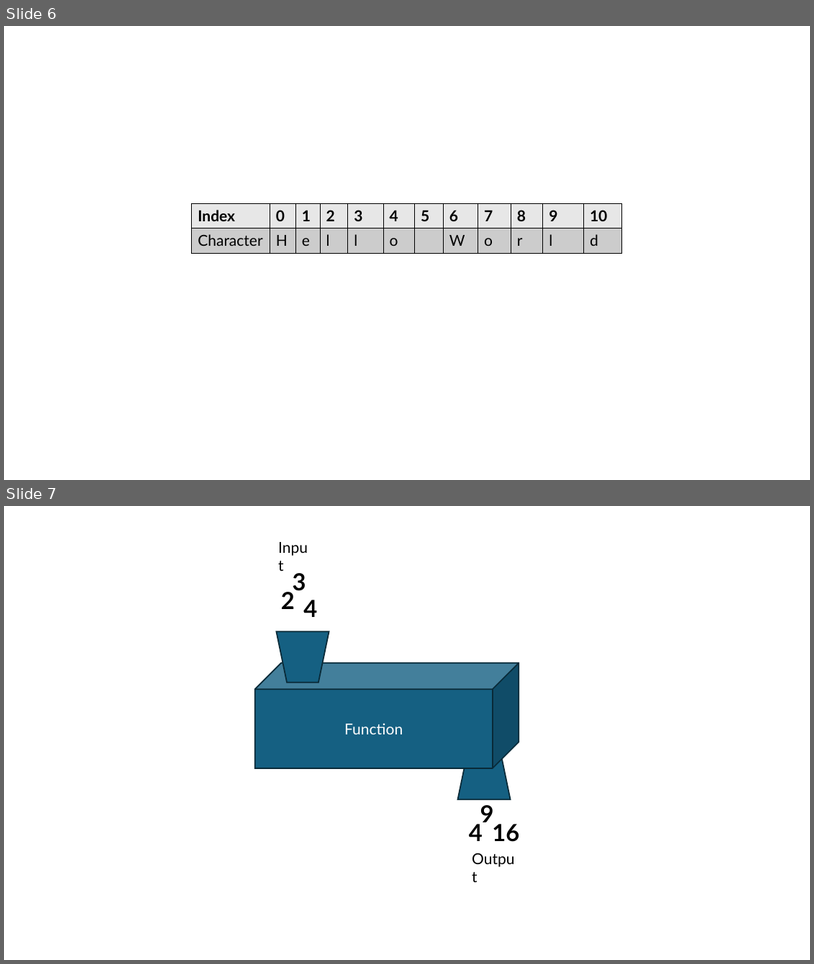
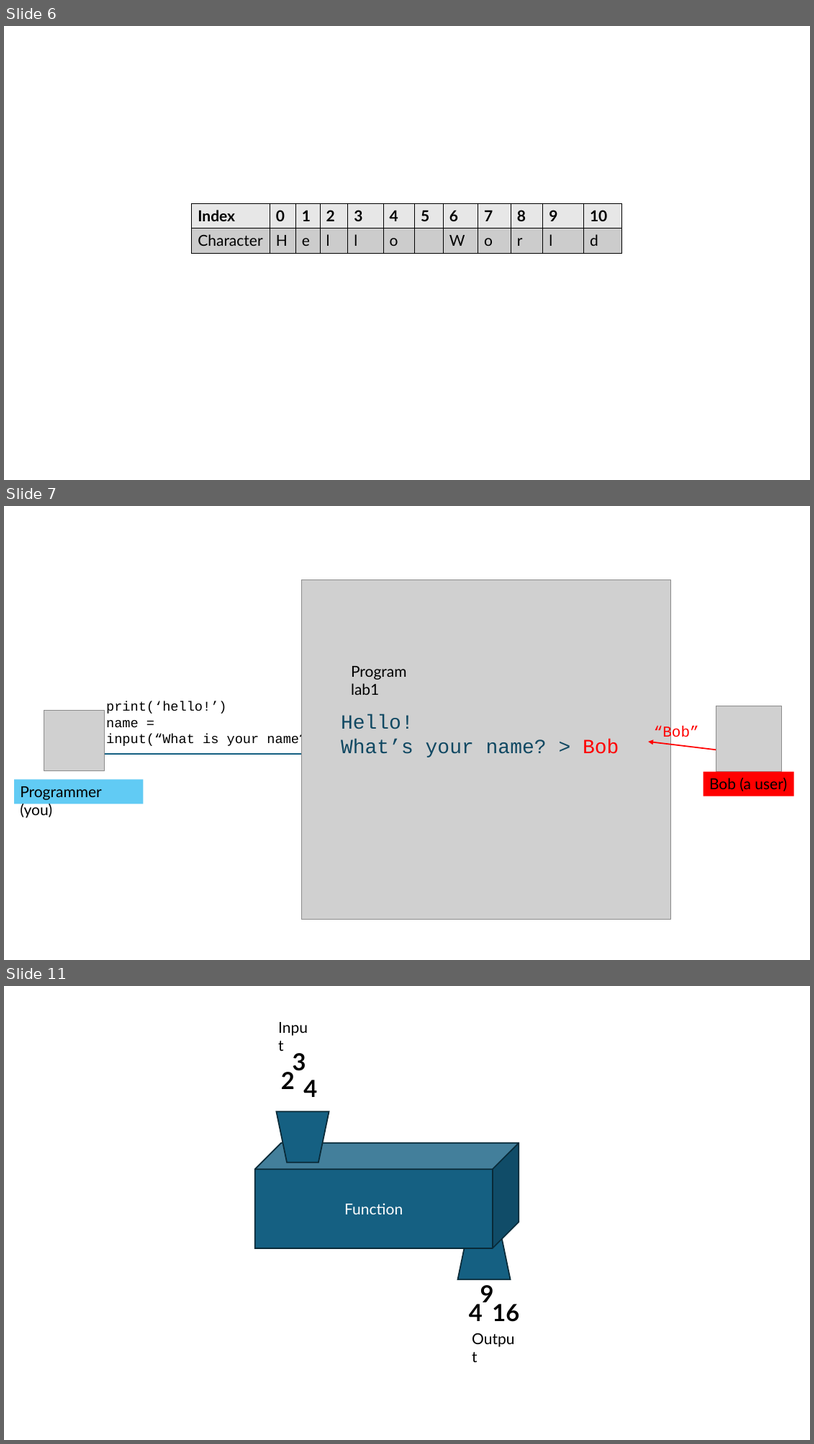
Before and after one commit to John-Abbott-College/SN1-Notes, a slide deck: Images_Youmna.pptx. Shown one above the other, each under a label of ours: slides 6 and 7 before the commit, slides 6, 7 and 11 after it; the slides between them are not shown. The pictures are 814x964 and 814x1444 pixels, drawn with LibreOffice and Linux fonts; fonts in the diff are those of the drawing; grey boxes stand for pictures. Boxes give left, top, right and bottom in pixels: in the first picture for what was removed or moved away, otherwise in the second. Text is boxed around its words. In the diff, an @@ line names an element or a change of style, - is before the commit and + after.

Commit message:
f string images added

```diff
--- a/Images_Youmna.pptx
+++ b/Images_Youmna.pptx
@@ slide 7 added at [4, 506, 810, 960], background #FFFFFF @@
@@ picture added at [301, 580, 671, 919] @@
@@ text added at [351, 666, 407, 695], 18 pt, text #000000 @@
+Program lab1
@@ picture added at [44, 710, 104, 770] @@
@@ text added at [106, 701, 323, 747], 16 pt, text #000000 @@
+print(‘hello!’)
+name =
+input(“What is your name?”)
@@ text added at [341, 715, 619, 757], 24 pt, text #104862 @@
+Hello!
+What’s your name? > Bob
@@ picture added at [717, 706, 782, 772] @@
@@ arrow added from (717, 750) to (649, 741), #FF0000 1.5 pt @@
@@ text added at [654, 726, 700, 741], 18 pt, text #FF0000 @@
+“Bob”
@@ arrow added from (104, 754) to (324, 754), #156082 1.5 pt @@
@@ rectangle added at [14, 780, 144, 803], fill #61CBF4, 18 pt, text #000000 @@
+Programmer (you)
@@ rectangle added at [704, 772, 795, 795], fill #FF0000, 18 pt, text #000000 @@
+Bob (a user)
@@ what was slide 7 is now slide 11 @@
```
Also in this commit, not shown: 3 other slides added.
